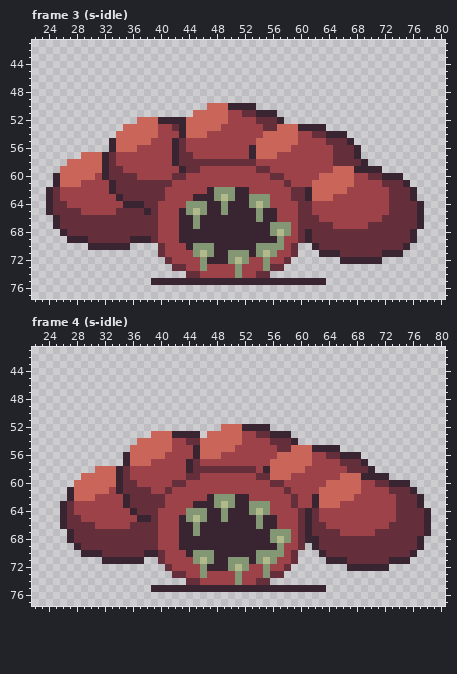
File history of a pixel-art file, art/enemy-blood-4.aseprite. Above is the file before it was changed.
96x96 pixels, 128 frames. Shown: frame 3 (s-idle): x 22..80, y 41..77; frame 4 (s-idle): x 22..80, y 41..77. The commit also changed other frames, which this record leaves out.
Once edited:
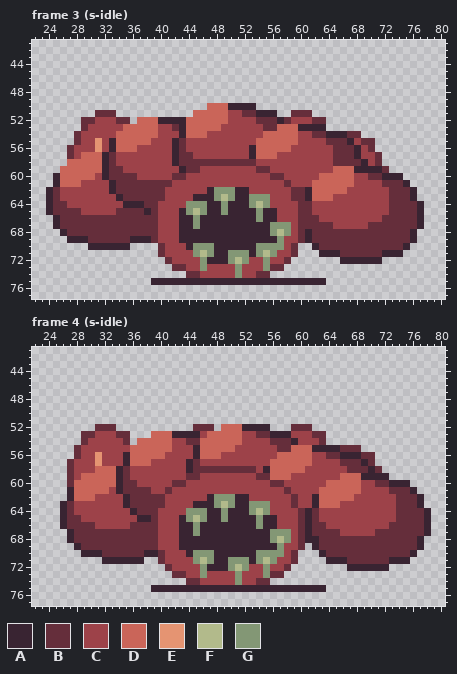
Palette (. is transparent): A #392432  B #652e3b  C #9d4249  D #ca6559  E #e59472  F #b2ba8b  G #839775
Difference:
Frame 3 (s-idle), layer "ink":
Colour B is added in row 51 at x 31 to 33 and 59 to 61; in row 52 at x 29 to 30, 34 to 35, 58 and 62 to 63; in row 53 at x 29; in row 54 at x 28 and 67 to 68; in row 55 at x 28 and 69 to 70; in row 56 at x 27 and 70.
Colour B is added in row 57 at x 27 and 71; in row 58 at x 71; in row 59 at x 72.
Colour C is added in row 52 at x 31 to 33 and 59 to 61; in row 53 at x 30 to 34; in row 54 at x 29 to 33; in row 55 at x 29 to 30, 32 and 68; in row 56 at x 28 to 30, 32 and 69; in row 57 at x 28 and 69 to 70.
Colour C is added in row 58 at x 70.
Colour E is added in rows 55 to 56 at x 31.
Frame 4 (s-idle), layer "ink":
Colour B is added in row 52 at x 31 to 33, 45 to 47 and 59 to 61; in row 53 at x 29 to 30, 34 to 35 and 62 to 63; in row 54 at x 29, 35 and 63; in row 55 at x 28 and 66 to 68; in row 56 at x 28 and 69 to 70; in row 57 at x 27 and 70.
Colour B is added in row 58 at x 27 and 71; in rows 59 to 60 at x 27.
Colour C is added in row 53 at x 31 to 33, 46 and 59 to 61; in row 54 at x 30 to 34 and 60 to 62; in row 55 at x 29 to 35; in row 56 at x 29 to 30 and 32 to 34; in row 57 at x 28 to 30 and 32 to 34; in row 58 at x 28 to 30.
Colour C is added in row 59 at x 28.
Colour E is added in rows 56 to 57 at x 31.
Changed places in both pictures, as pixel boxes (x1, y1, x2, y2):
added: (67, 110, 130, 159)
added: (284, 110, 326, 124)
added: (347, 131, 389, 173)
added: (67, 424, 130, 487)
added: (193, 424, 214, 438)
added: (291, 424, 382, 473)
